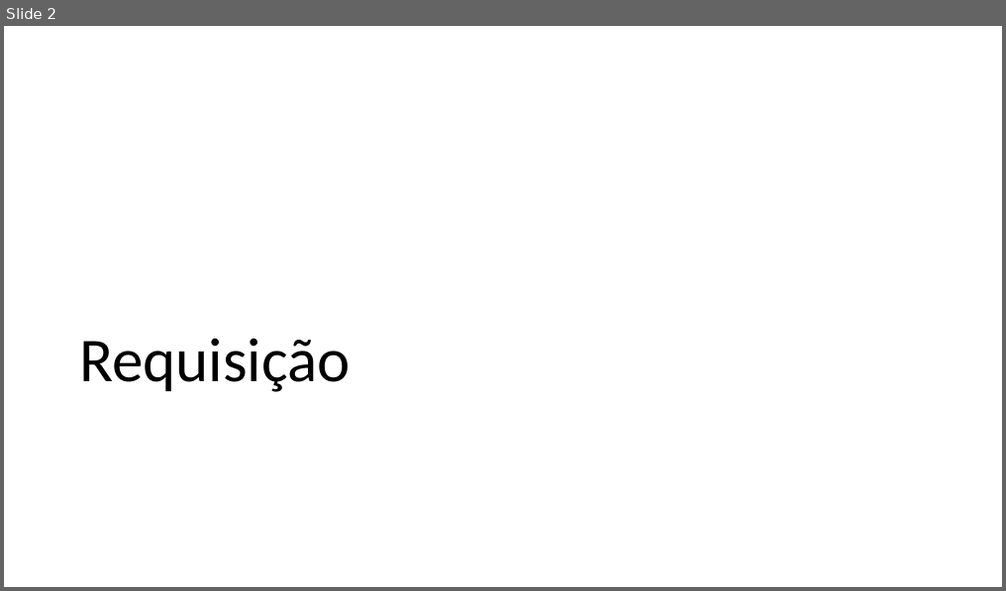
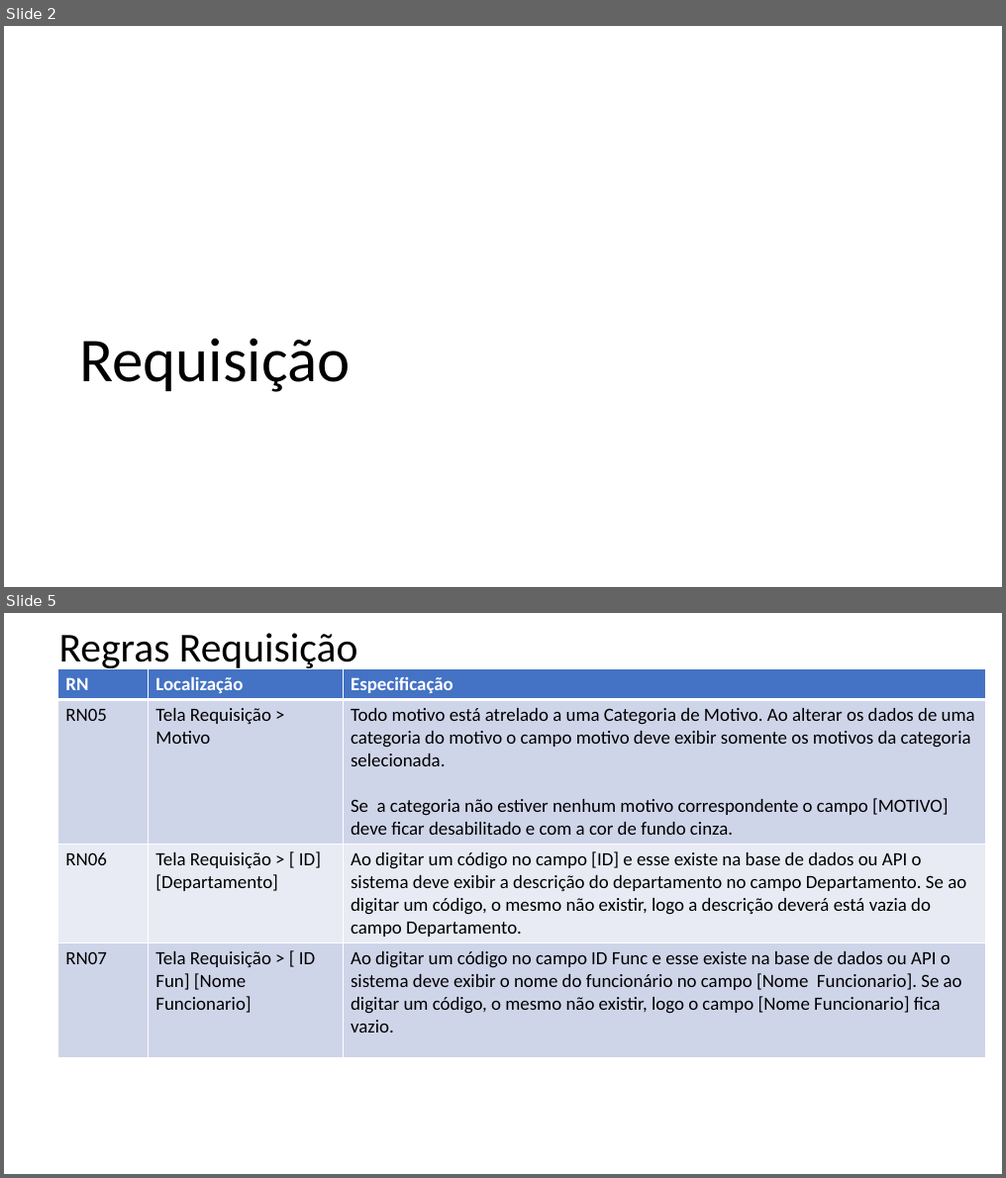
Before and after one commit to regymatrix/Almoxarifado, a slide deck: RegrasNegocio/RN_Requisitos.pptx. Shown one above the other, each under a label of ours: slide 2 before the commit, slides 2 and 5 after it; the slides between them are not shown. The pictures are 1006x591 and 1006x1178 pixels, drawn with LibreOffice and Linux fonts; fonts in the diff are those of the drawing. Boxes give left, top, right and bottom in pixels: in the first picture for what was removed or moved away, otherwise in the second. Text is boxed around its words. In the diff, an @@ line names an element or a change of style, - is before the commit and + after.

Commit message:
revisão Regras de negócio

```diff
--- a/RegrasNegocio/RN_Requisitos.pptx
+++ b/RegrasNegocio/RN_Requisitos.pptx
@@ slide 5 added at box(4, 613, 1002, 1174), background #FFFFFF @@
@@ title added at box(59, 633, 358, 672), 39.6 pt, text #000000 @@
+Regras Requisição
@@ table added at box(58, 669, 985, 1054), 4 rows, 3 columns @@
+RN | Localização | Especificação
+RN05 | Tela Requisição > Motivo | Todo motivo está atrelado a uma Categoria de Motivo. Ao alterar os dados de uma categoria do motivo o campo motivo deve exibir somente os motivos da categoria selecionada. / Se a categoria não estiver nenhum motivo correspondente o campo [MOTIVO] deve ficar desabilitado e com a cor de fundo cinza.
+RN06 | Tela Requisição > [ ID] [Departamento] | Ao digitar um código no campo [ID] e esse existe na base de dados ou API o sistema deve exibir a descrição do departamento no campo Departamento. Se ao digitar um código, o mesmo não existir, logo a descrição deverá está vazia do campo Departamento.
+RN07 | Tela Requisição > [ ID Fun] [Nome Funcionario] | Ao digitar um código no campo ID Func e esse existe na base de dados ou API o sistema deve exibir o nome do funcionário no campo [Nome Funcionario]. Se ao digitar um código, o mesmo não existir, logo o campo [Nome Funcionario] fica vazio.
```
Also in this commit, not shown: 2 slides changed, 3 other slides added, 1 other file.
